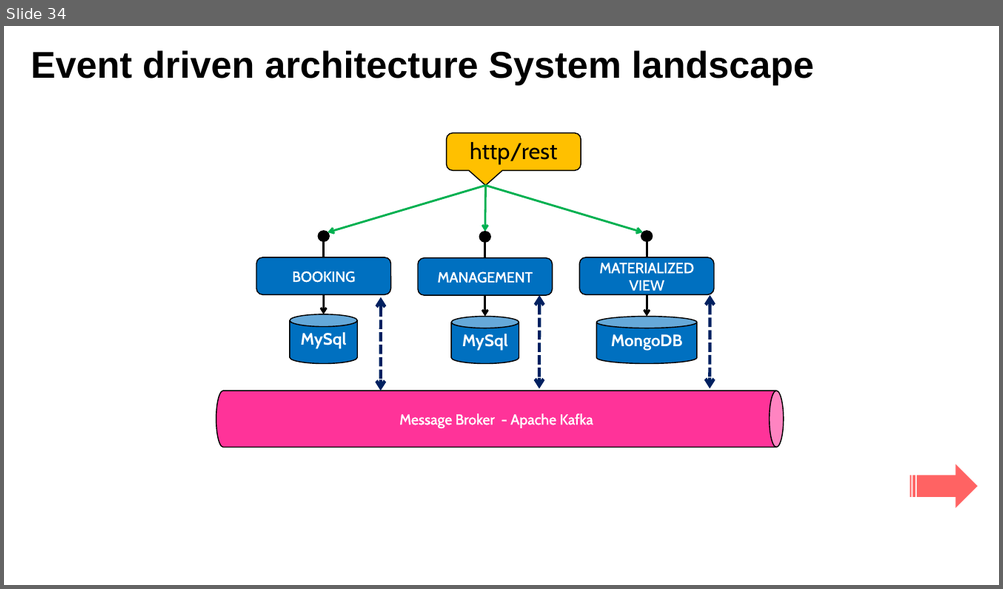
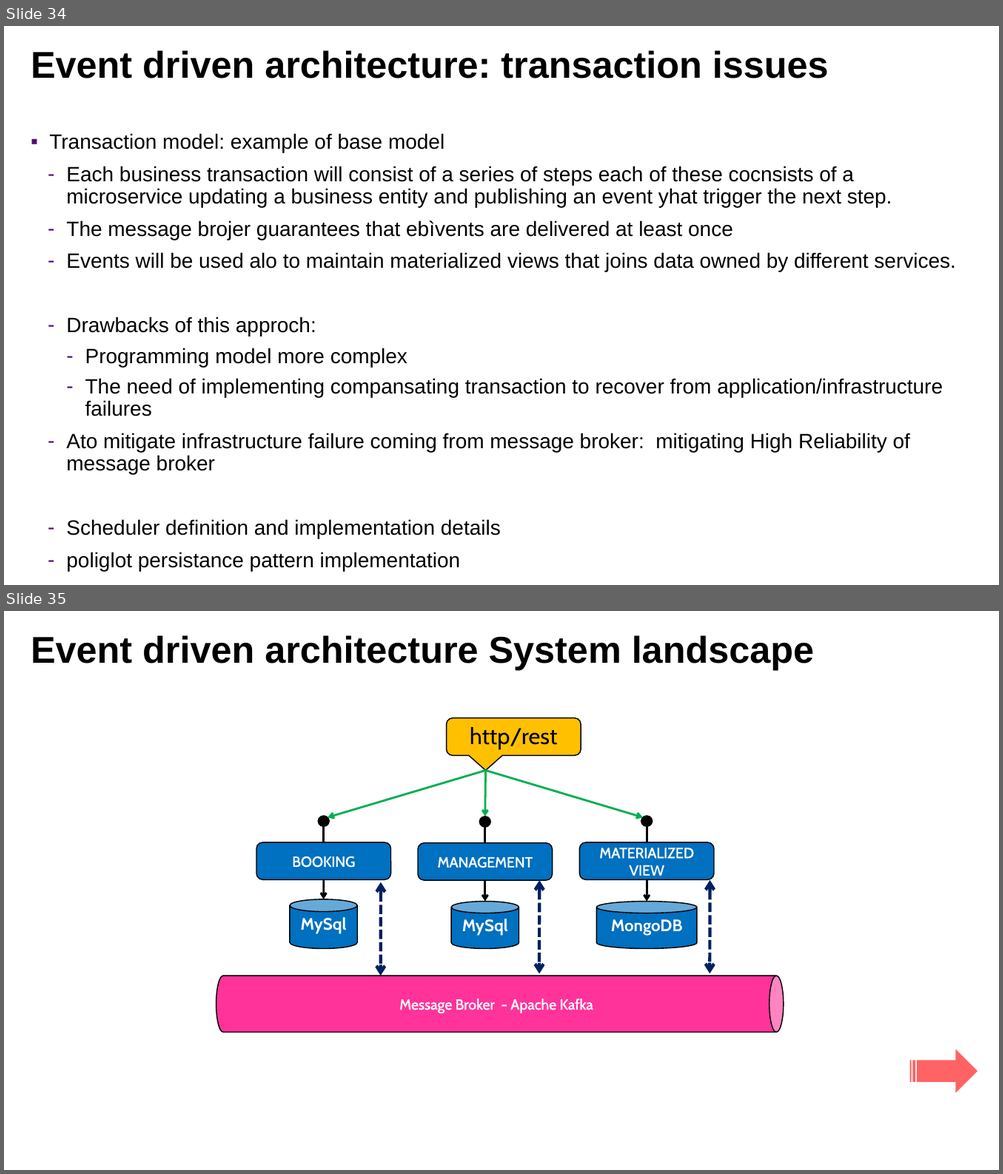
Before and after one commit to lbennardis/microS_code2016_DOCS, a slide deck: luigiBennardisMicroservices.pptx. Shown one above the other, each under a label of ours: slide 34 before the commit, slides 34 and 35 after it. The pictures are 1003x589 and 1003x1174 pixels, drawn with LibreOffice and Linux fonts; fonts in the diff are those of the drawing; background and template pictures are left out. Boxes give left, top, right and bottom in pixels: in the first picture for what was removed or moved away, otherwise in the second. Text is boxed around its words. In the diff, an @@ line names an element or a change of style, - is before the commit and + after.

```diff
--- a/luigiBennardisMicroservices.pptx
+++ b/luigiBennardisMicroservices.pptx
@@ slide 34 added at [4, 26, 999, 585], background picture (left out) @@
@@ title added at [31, 50, 828, 79], 72 pt, text #000000, bold @@
+Event driven architecture: transaction issues
@@ text added at [49, 133, 955, 539], 40 pt, text #000000 @@
+▪ Transaction model: example of base model
+  – Each business transaction will consist of a series of steps each of these cocnsists of a microservice updating a business entity and publishing an event yhat trigger the next step.
+  – The message brojer guarantees that ebìvents are delivered at least once
+  – Events will be used alo to maintain materialized views that joins data owned by different services.
+  – Drawbacks of this approch:
+    – Programming model more complex
+    – The need of implementing compansating transaction to recover from application/infrastructure failures
+  – Ato mitigate infrastructure failure coming from message broker: mitigating High Reliability of message broker
+  – Scheduler definition and implementation details
+  – poliglot persistance pattern implementation
@@ what was slide 34 is now slide 35 @@
```
Also in this commit, not shown: 1 slide changed.
